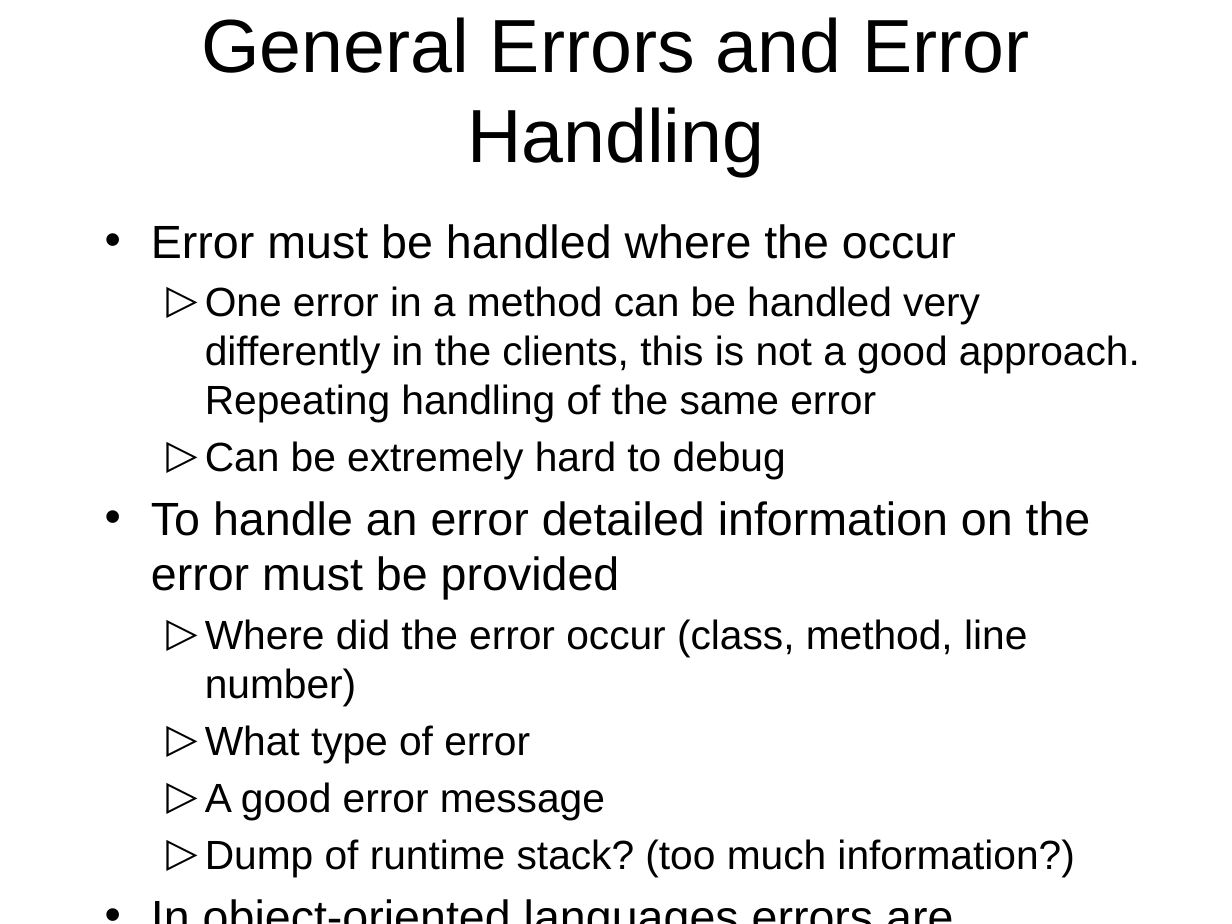
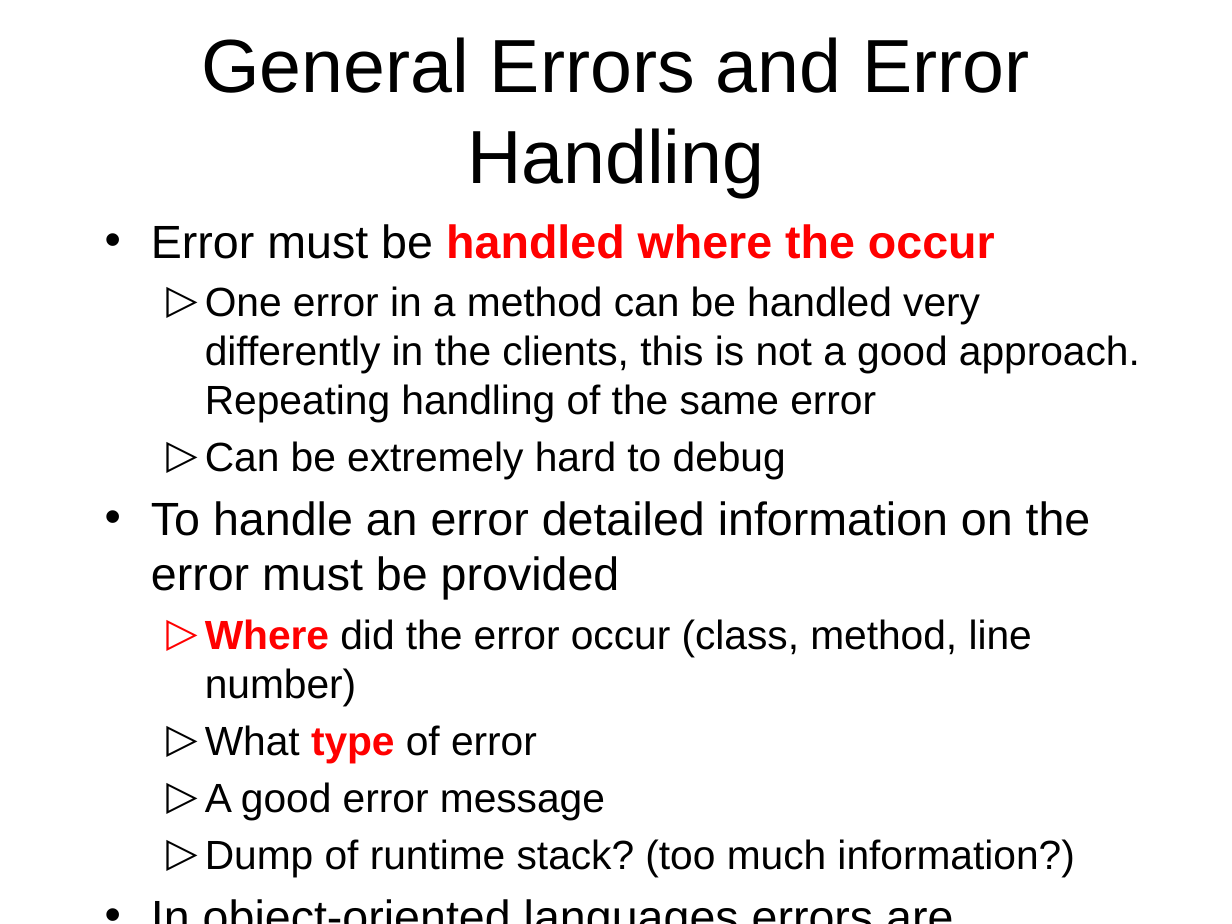
Before and after one commit to octaviordz/zjnu2017.github.io, a slide deck: slide 10 of OOP/lectures/060--Internal.Classes.and.Exceptions.pptx (slide 9 before the commit). Drawn at 1232x924 pixels with LibreOffice and Linux fonts; fonts in the diff are those of the drawing. Boxes give left, top, right and bottom in pixels: in the first picture for what was removed or moved away, otherwise in the second. Text is boxed around its words. In the diff, an @@ line names an element or a change of style, - is before the commit and + after.

```diff
--- a/OOP/lectures/060--Internal.Classes.and.Exceptions.pptx
+++ b/OOP/lectures/060--Internal.Classes.and.Exceptions.pptx
@@ title "General Errors and Error Handling": place and size @@
-title "General Errors and Error Handling" at [201,17,1029,176]
+title "General Errors and Error Handling" at [201,37,1029,197]
@@ text at [151,224,1032,762]: text colour #000000 to #FF0000, bold on in "handled where the occur", "Where", "type" @@
```
Also in this commit, not shown: 24 other slides changed, 1 slide added, 2 other files.
